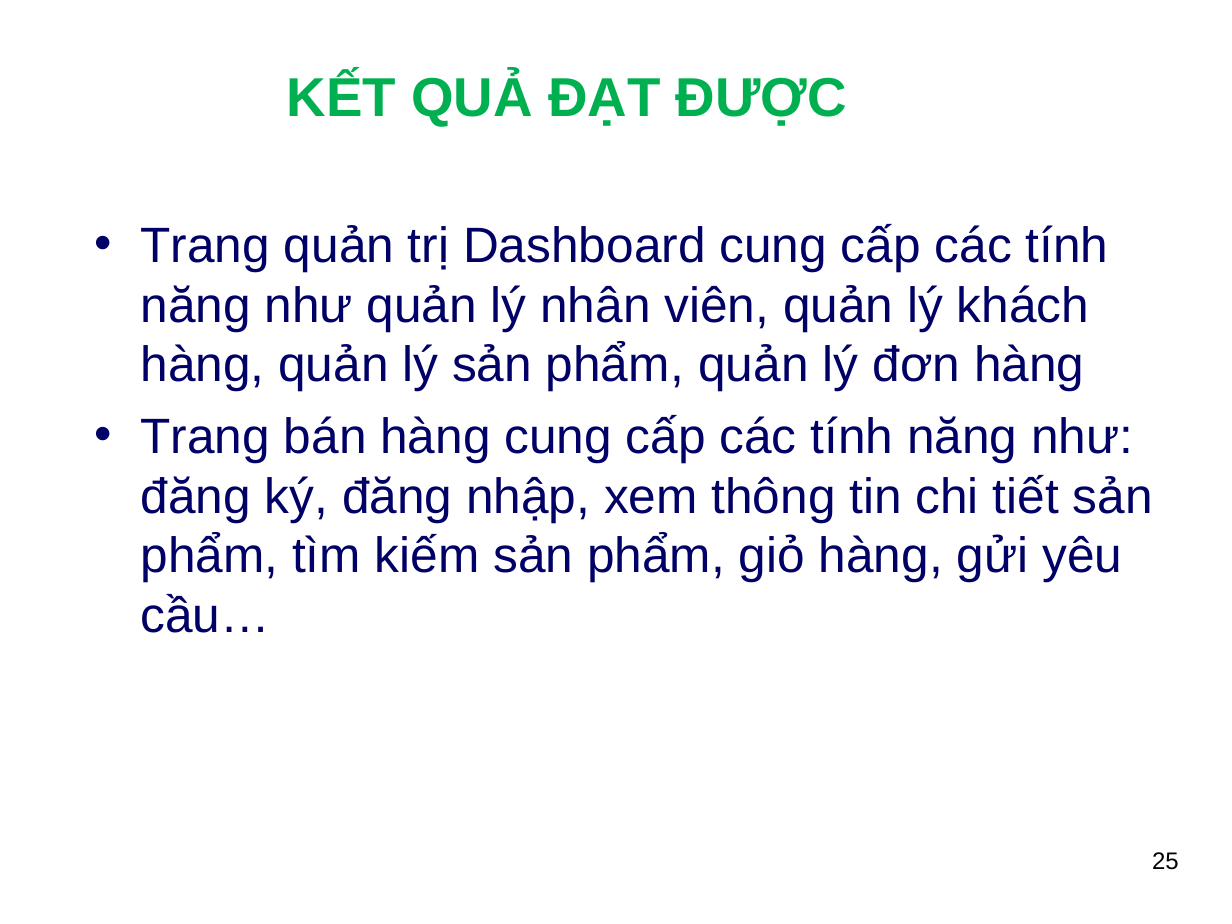
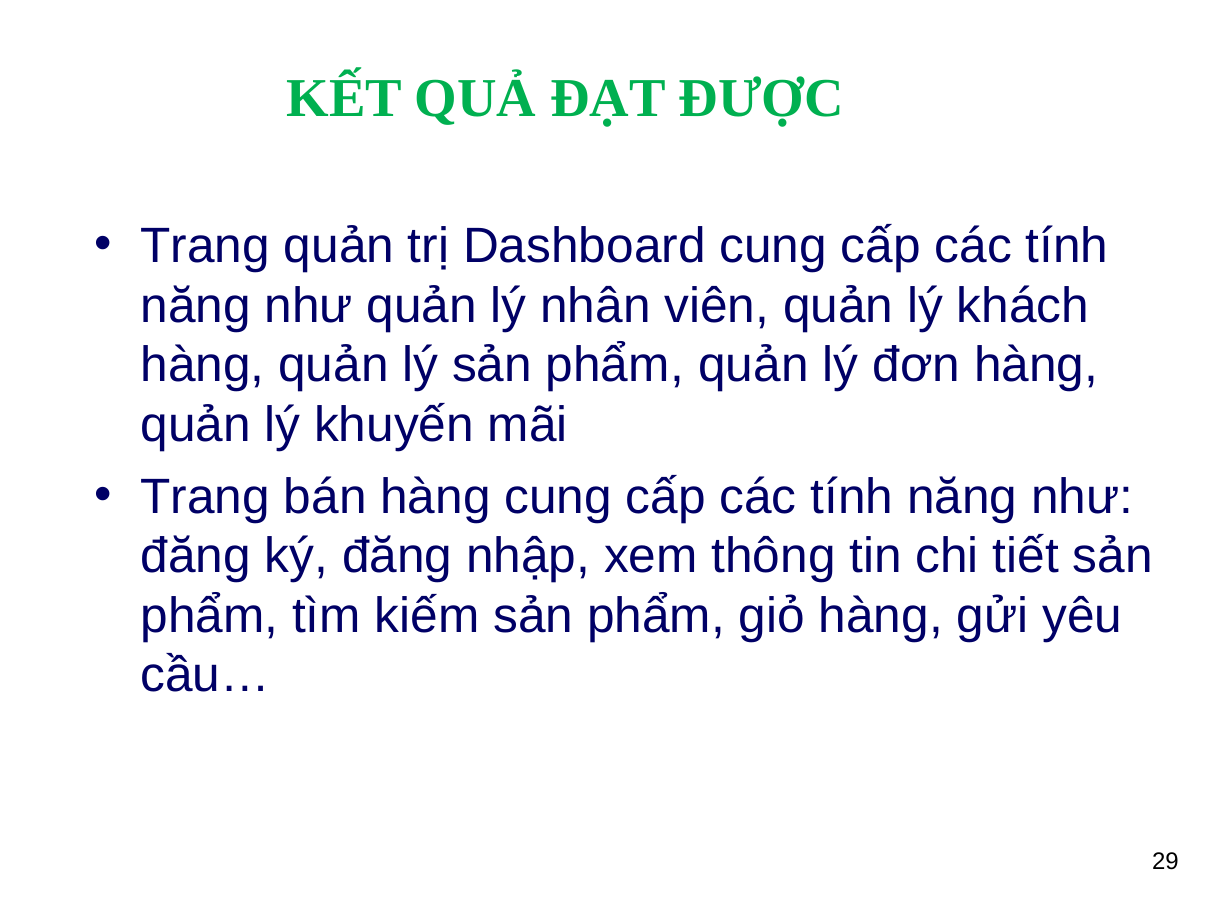
Before and after one commit to dangtuanhuy/MyBagBag, a slide deck: slide 29 of Doc/SlideBC_DT_Huy.ppt (slide 25 before the commit). Drawn at 1232x924 pixels with LibreOffice and Linux fonts; fonts in the diff are those of the drawing; background and template pictures are left out. Boxes give left, top, right and bottom in pixels: in the first picture for what was removed or moved away, otherwise in the second. Text is boxed around its words. In the diff, an @@ line names an element or a change of style, - is before the commit and + after.

```diff
--- a/Doc/SlideBC_DT_Huy.ppt
+++ b/Doc/SlideBC_DT_Huy.ppt
@@ title "KẾT QUẢ ĐẠT ĐƯỢC" at (x1=286, y1=74, x2=844, y2=127): font Arial to Times New Roman @@
@@ text at (x1=140, y1=224, x2=1109, y2=450): text changed @@
-• Trang quản trị Dashboard cung cấp các tính năng như quản lý nhân viên, quản lý khách hàng, quản lý sản phẩm, quản lý đơn hàng
+• Trang quản trị Dashboard cung cấp các tính năng như quản lý nhân viên, quản lý khách hàng, quản lý sản phẩm, quản lý đơn hàng, quản lý khuyến mãi
@@ page number at (x1=1152, y1=852, x2=1179, y2=870): text changed @@
-25
+29
```
Also in this commit, not shown: 24 other slides changed, 4 slides added, 11 other files.
